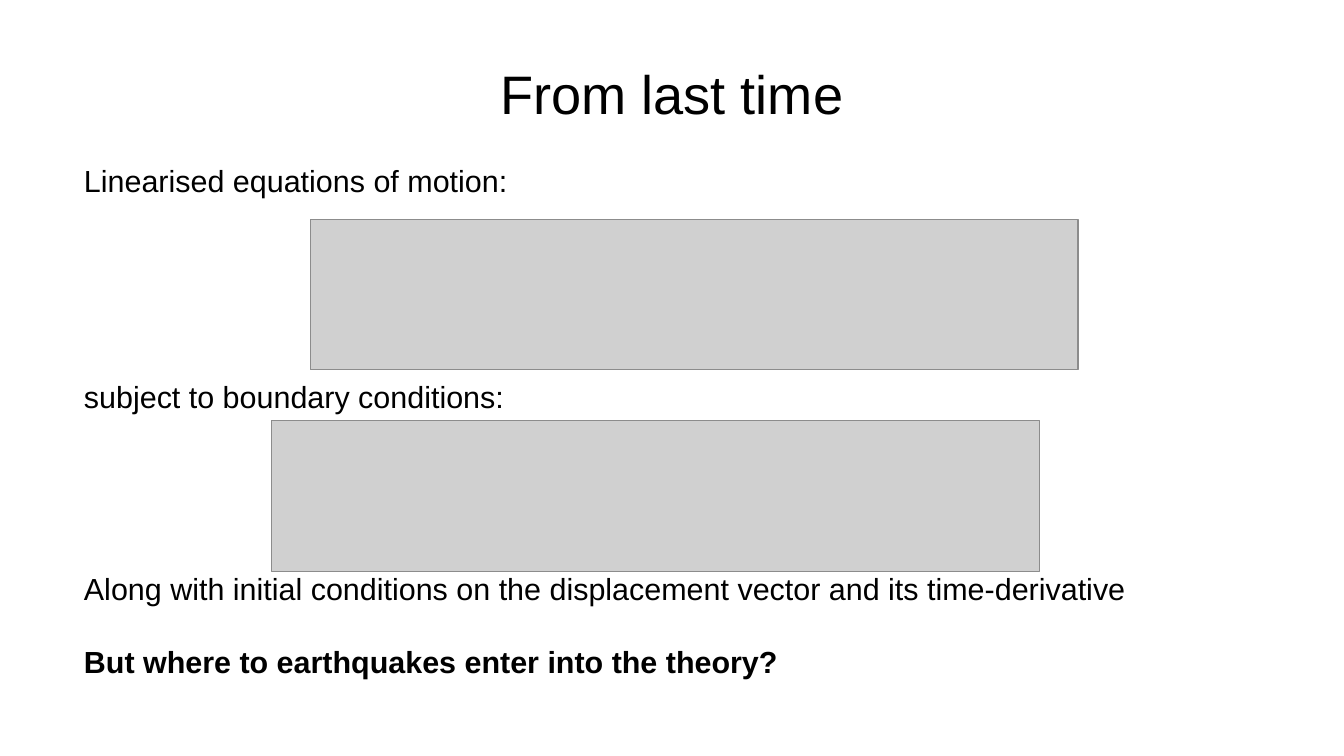
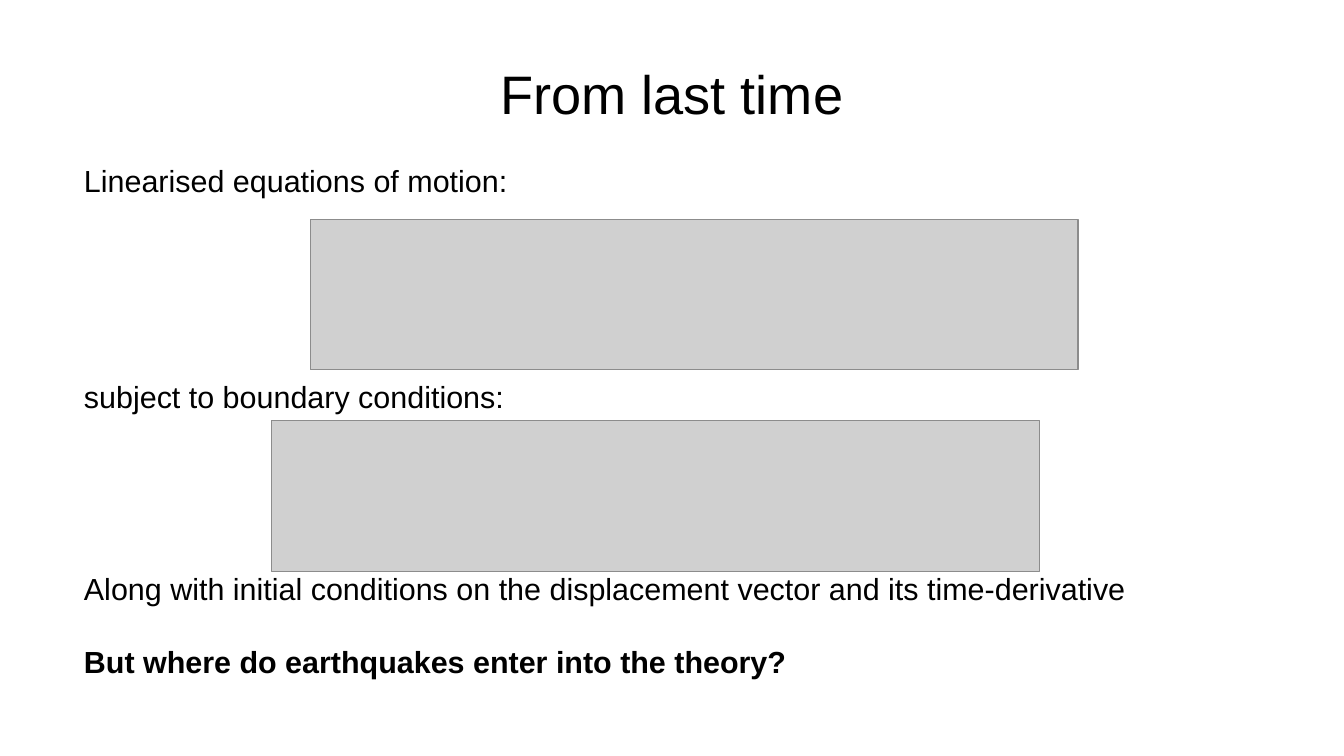
Before and after one commit to da380/PEPLectures, a slide deck: slide 2 of slides/slides3.odp. Drawn at 1344x756 pixels with LibreOffice and Linux fonts; fonts in the diff are those of the drawing; grey boxes stand for pictures. Boxes give left, top, right and bottom in pixels: in the first picture for what was removed or moved away, otherwise in the second. Text is boxed around its words. In the diff, an @@ line names an element or a change of style, - is before the commit and + after.

Commit message:
started on slides for lecture 7

```diff
--- a/slides/slides3.odp
+++ b/slides/slides3.odp
@@ text at box(84, 651, 786, 679): text changed @@
-But where to earthquakes enter into the theory?
+But where do earthquakes enter into the theory?
```
Also in this commit, not shown: 4 other files.
